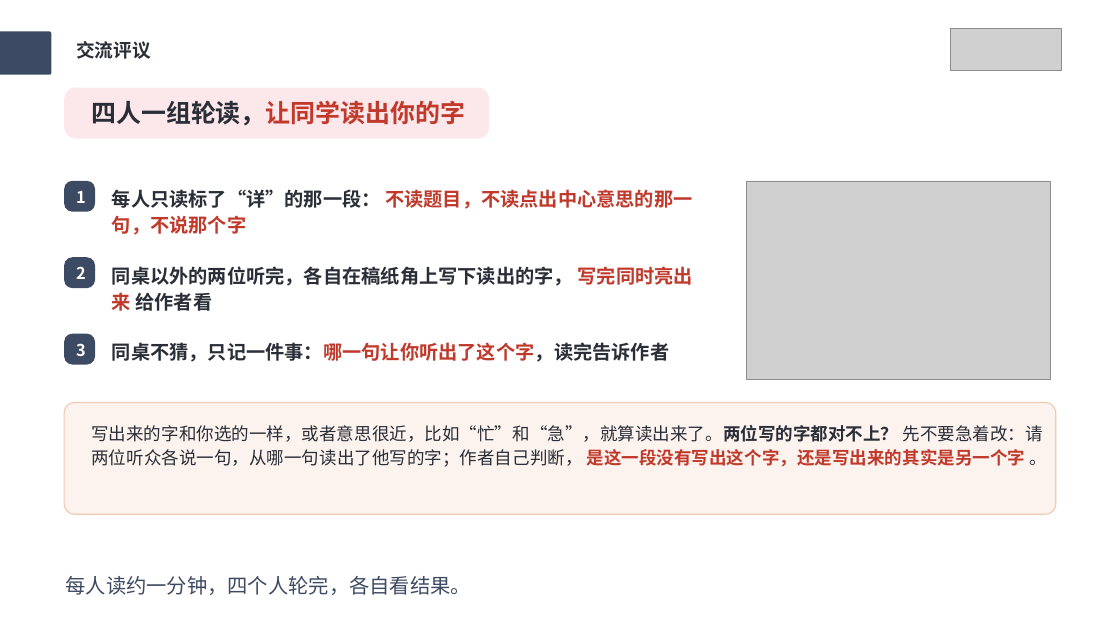
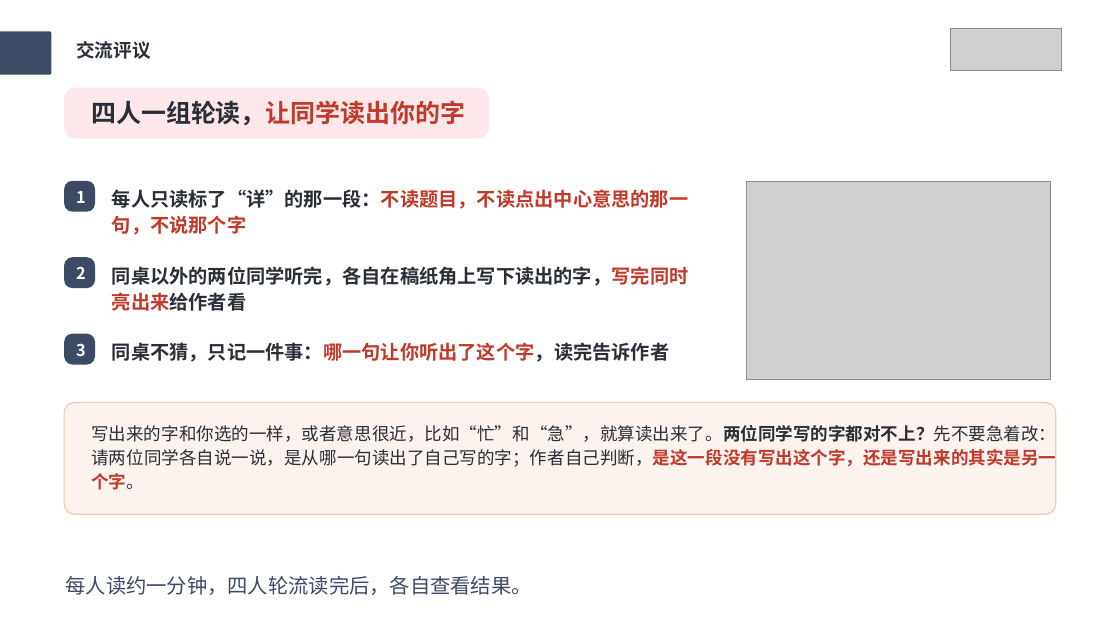
Before and after one commit to wuwenjia6498/laojohn-lesson-plan, a slide deck: slide 26 of 写作课件PPT输出/六上-第五单元-围绕中心意思写/六上-第五单元-围绕中心意思写-课件PPT.pptx (slide 25 before the commit). Drawn at 1120x630 pixels with LibreOffice and Linux fonts; fonts in the diff are those of the drawing; grey boxes stand for pictures. Boxes give left, top, right and bottom in pixels: in the first picture for what was removed or moved away, otherwise in the second. Text is boxed around its words. In the diff, an @@ line names an element or a change of style, - is before the commit and + after.

```diff
--- a/写作课件PPT输出/六上-第五单元-围绕中心意思写/六上-第五单元-围绕中心意思写-课件PPT.pptx
+++ b/写作课件PPT输出/六上-第五单元-围绕中心意思写/六上-第五单元-围绕中心意思写-课件PPT.pptx
@@ text at [112, 189, 688, 235]: spaces changed @@
-每人只读标了“详”的那一段： 不读题目，不读点出中心意思的那一句，不说那个字
+每人只读标了“详”的那一段：不读题目，不读点出中心意思的那一句，不说那个字
@@ text at [112, 266, 689, 311]: text changed @@
-同桌以外的两位听完，各自在稿纸角上写下读出的字， 写完同时亮出来 给作者看
+同桌以外的两位同学听完，各自在稿纸角上写下读出的字，写完同时亮出来给作者看
@@ text at [91, 422, 1056, 490]: text changed @@
-写出来的字和你选的一样，或者意思很近，比如“忙”和“急”，就算读出来了。两位写的字都对不上？ 先不要急着改：请两位听众各说一句，从哪一句读出了他写的字；作者自己判断， 是这一段没有写出这个字，还是写出来的其实是另一个字 。
+写出来的字和你选的一样，或者意思很近，比如“忙”和“急”，就算读出来了。两位同学写的字都对不上？先不要急着改：请两位同学各自说一说，是从哪一句读出了自己写的字；作者自己判断，是这一段没有写出这个字，还是写出来的其实是另一个字。
@@ text at [66, 576, 532, 595]: text changed @@
-每人读约一分钟，四个人轮完，各自看结果。
+每人读约一分钟，四人轮流读完后，各自查看结果。
```
Also in this commit, not shown: 22 other slides changed, 1 slide added, 1 slide removed, 25 other files.
